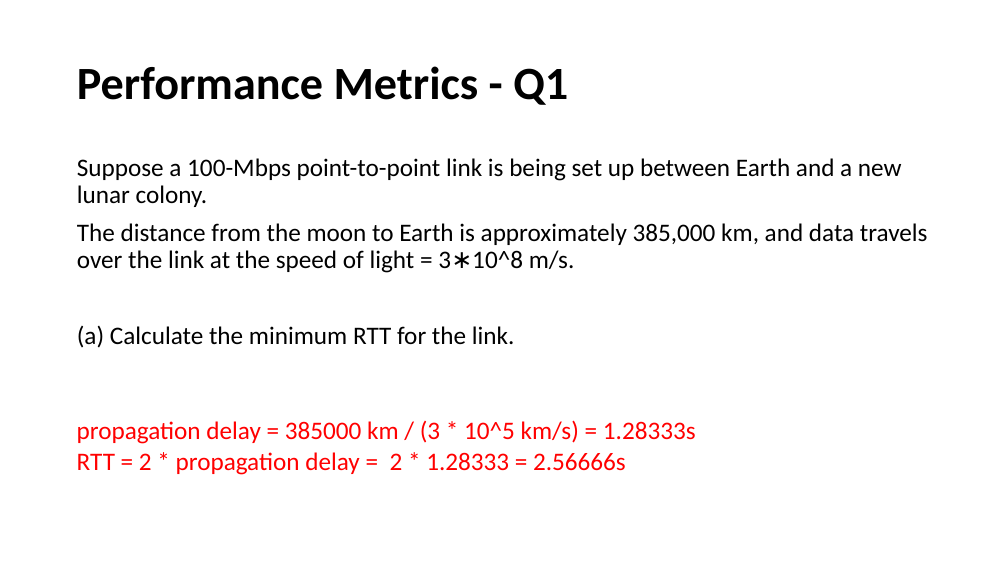
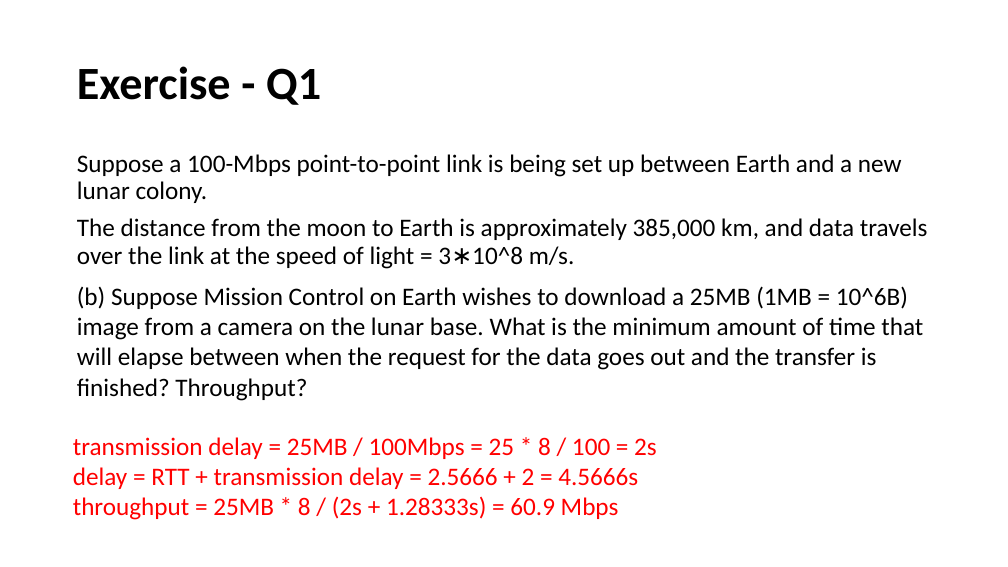
Before and after one commit to henryhxu/CSCI4430-ESTR4120, a slide deck: slide 7 of tutorial/T02/tut02.pptx (slide 8 before the commit). Drawn at 1008x567 pixels with LibreOffice and Linux fonts; fonts in the diff are those of the drawing. Boxes give left, top, right and bottom in pixels: in the first picture for what was removed or moved away, otherwise in the second. Text is boxed around its words. In the diff, an @@ line names an element or a change of style, - is before the commit and + after.

Commit message:
Update tut02 slides

```diff
--- a/tutorial/T02/tut02.pptx
+++ b/tutorial/T02/tut02.pptx
@@ title at (77,66,321,105): text changed @@
-Performance Metrics - Q1
+Exercise - Q1
@@ text at (77,286,923,370): text changed @@
-(a) Calculate the minimum RTT for the link.
+(b) Suppose Mission Control on Earth wishes to download a 25MB (1MB = 10^6B) image from a camera on the lunar base. What is the minimum amount of time that will elapse between when the request for the data goes out and the transfer is finished? Throughput?
@@ text added at (73,437,657,520), 24 pt, text #FF0000 @@
+transmission delay = 25MB / 100Mbps = 25 * 8 / 100 = 2s
+delay = RTT + transmission delay = 2.5666 + 2 = 4.5666s
+throughput = 25MB * 8 / (2s + 1.28333s) = 60.9 Mbps
@@ text removed at (77,420,696,475) @@
-propagation delay = 385000 km / (3 * 10^5 km/s) = 1.28333s
-RTT = 2 * propagation delay = 2 * 1.28333 = 2.56666s
```
Also in this commit, not shown: 8 other slides changed.
